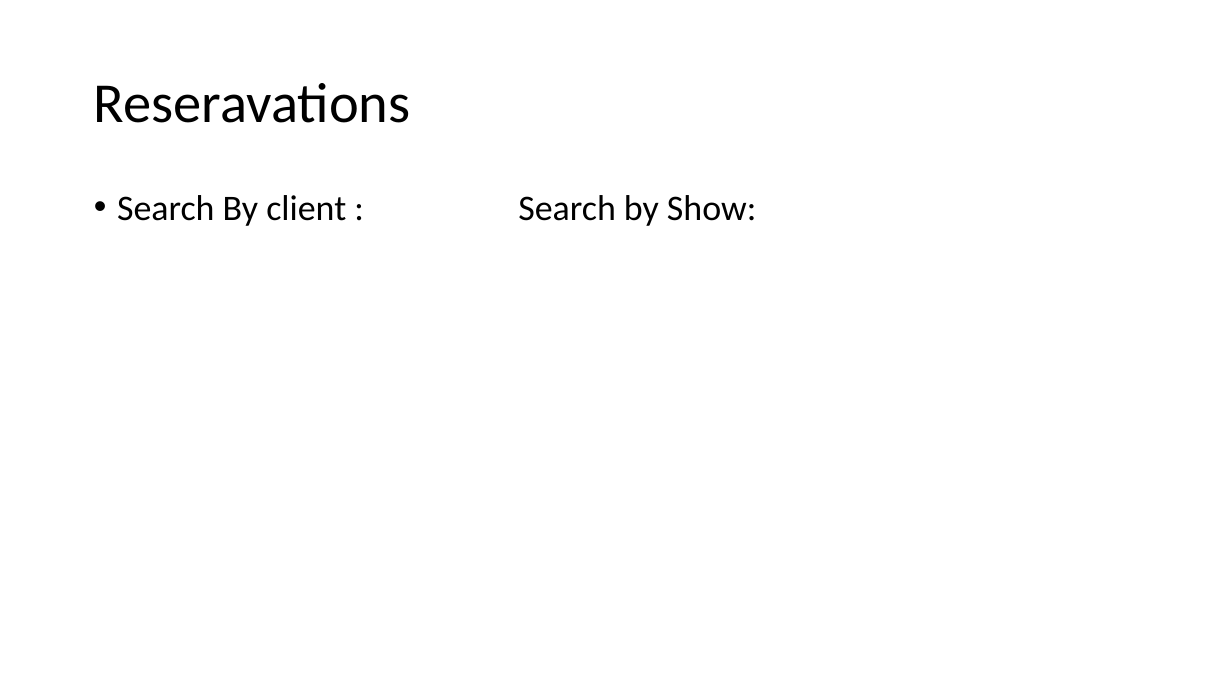
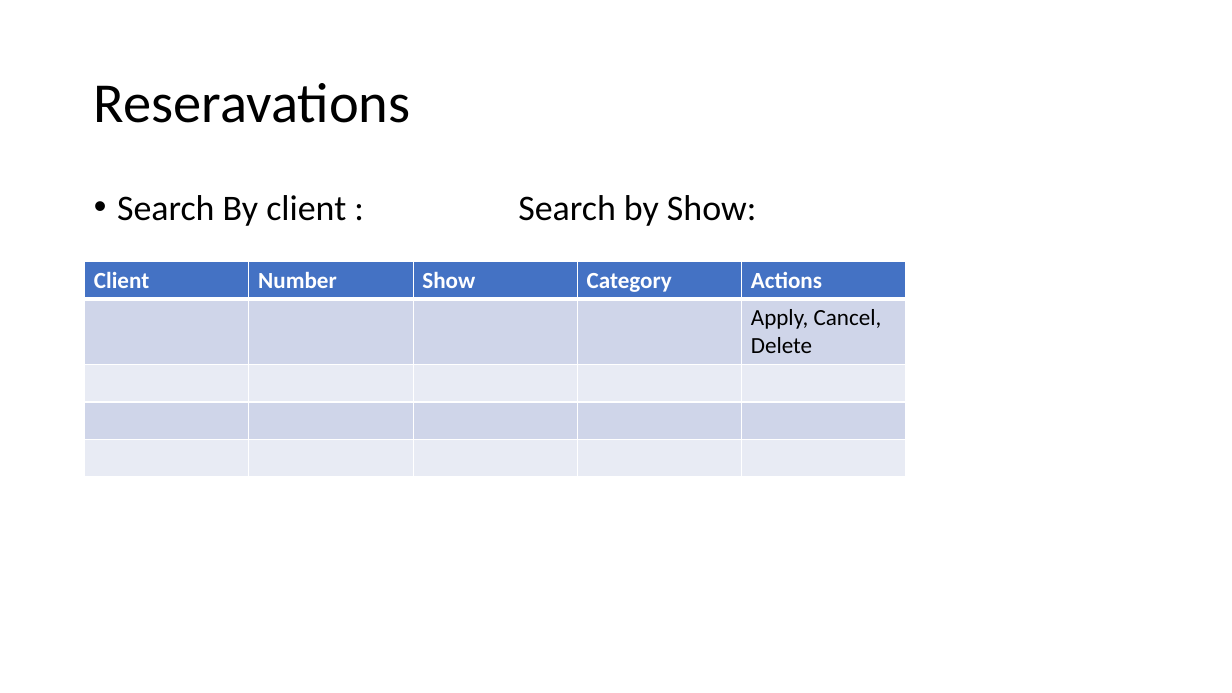
Before and after one commit to Azkron/ReservationManager, a slide deck: slide 3 of SCREENS.pptx. Drawn at 1232x693 pixels with LibreOffice and Linux fonts; fonts in the diff are those of the drawing. Boxes give left, top, right and bottom in pixels: in the first picture for what was removed or moved away, otherwise in the second. Text is boxed around its words. In the diff, an @@ line names an element or a change of style, - is before the commit and + after.

```diff
--- a/SCREENS.pptx
+++ b/SCREENS.pptx
@@ table added at (85,262,908,476), 5 rows, 5 columns @@
+Client | Number | Show | Category | Actions
+ |  |  |  | Apply, Cancel, Delete
+ |  |  |  | 
+ |  |  |  | 
+ |  |  |  | 
```
Also in this commit, not shown: 1 other slide changed, 1 slide added, 7 other files.
